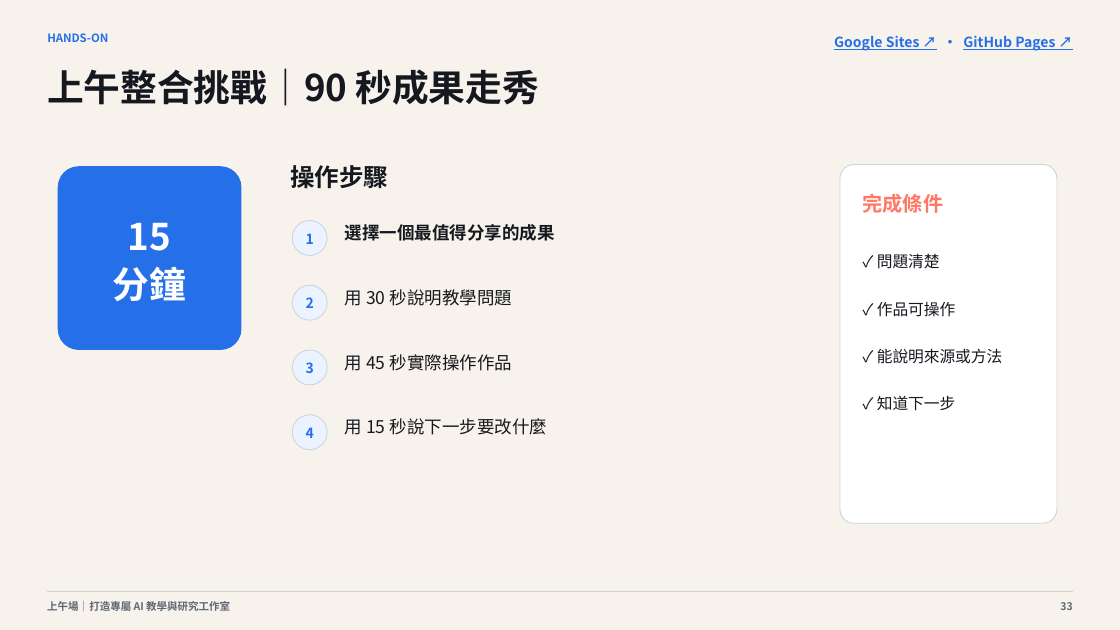
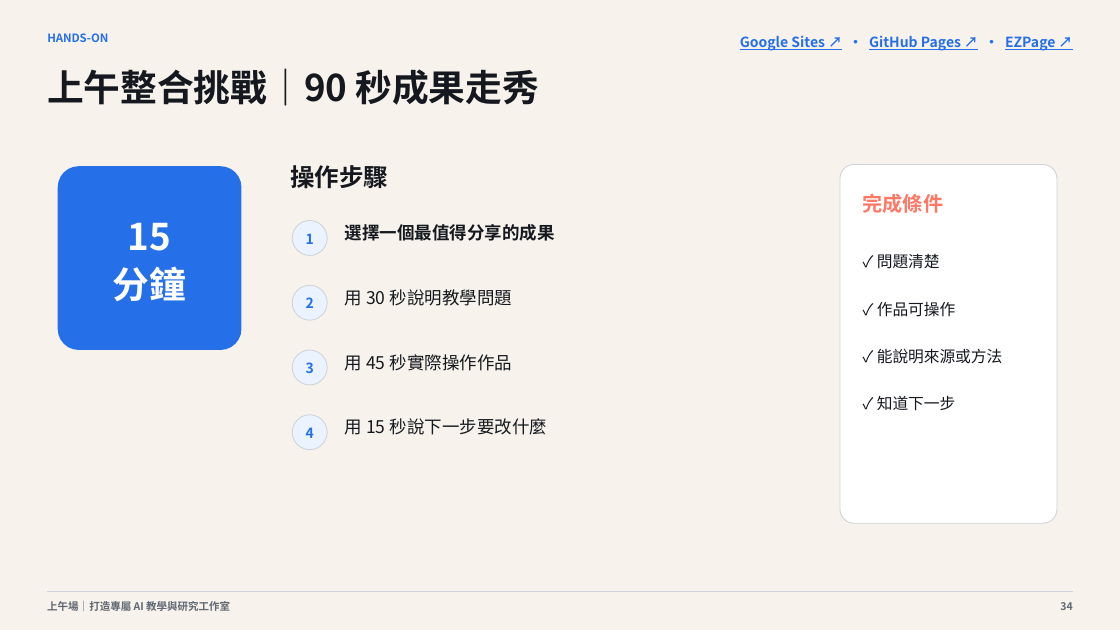
Before and after one commit to cagoooo/ncu-ai-agent-workshop-20260826, a slide deck: slide 34 of 01_簡報/上午場_打造專屬AI教學與研究工作室_20260826.pptx (slide 33 before the commit). Drawn at 1120x630 pixels with LibreOffice and Linux fonts; fonts in the diff are those of the drawing. Boxes give left, top, right and bottom in pixels: in the first picture for what was removed or moved away, otherwise in the second. Text is boxed around its words. In the diff, an @@ line names an element or a change of style, - is before the commit and + after.

Commit message:
✨ 新增 EZPage ZIP 一鍵部署教學流程

```diff
--- a/01_簡報/上午場_打造專屬AI教學與研究工作室_20260826.pptx
+++ b/01_簡報/上午場_打造專屬AI教學與研究工作室_20260826.pptx
@@ text at (740, 35, 1055, 51): text changed @@
-Google Sites ↗ · GitHub Pages ↗
+Google Sites ↗ · GitHub Pages ↗ · EZPage ↗
@@ text at (1060, 602, 1072, 610): text changed @@
-33
+34
```
Also in this commit, not shown: 2 other slides changed, 1 slide added, 15 other files.
